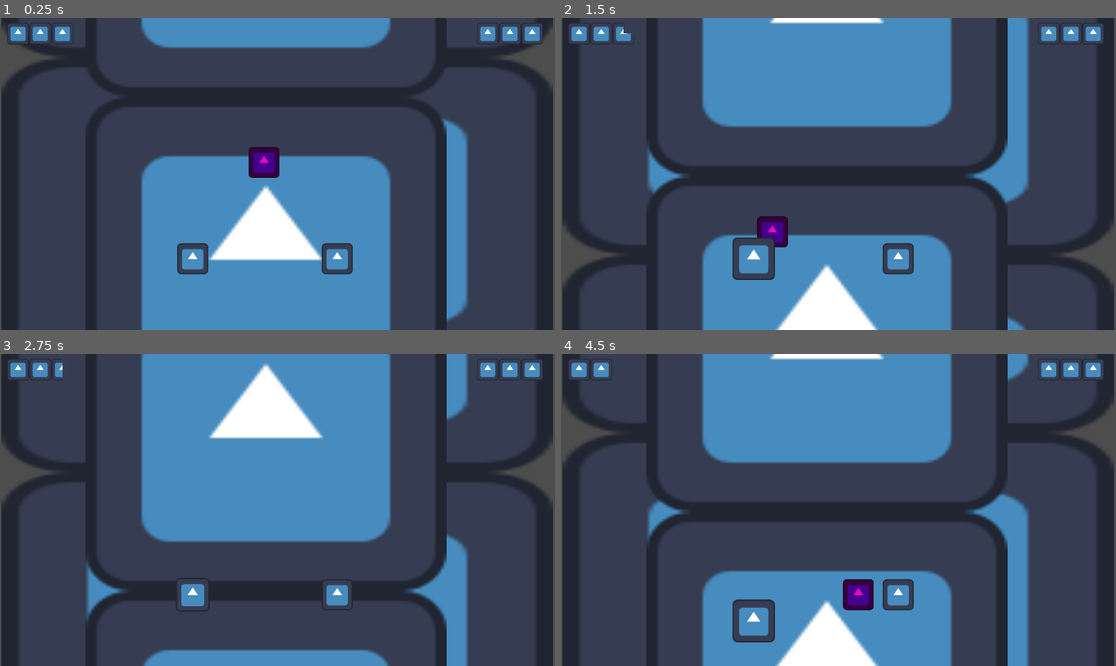
Above: before the commit, frames 1-4 (two rows, left to right).
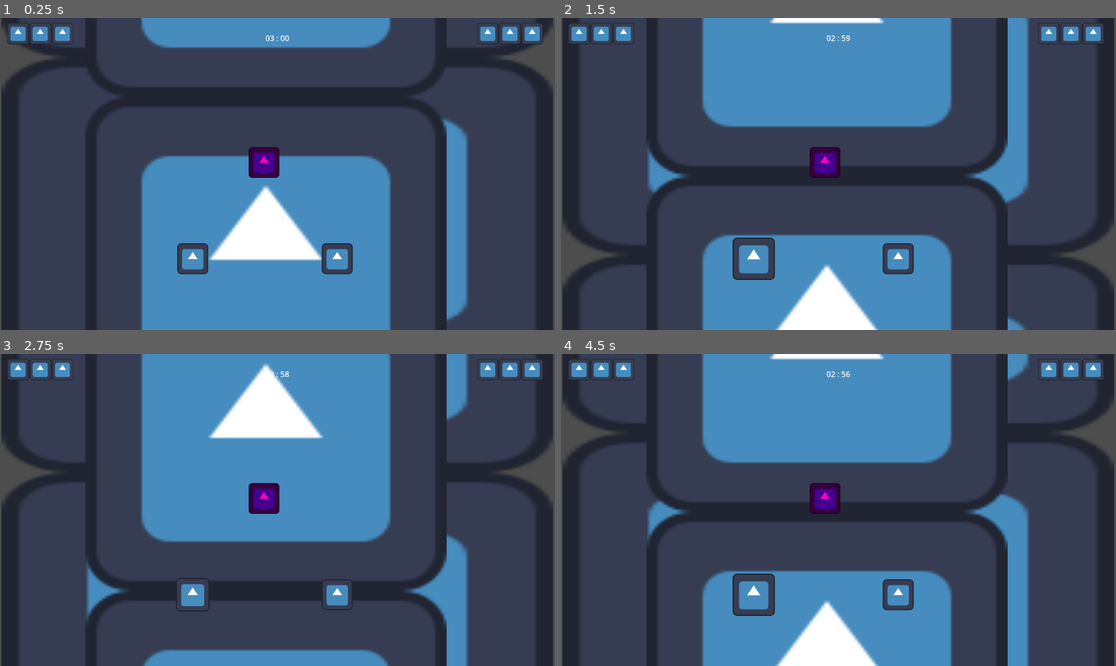
Above: after the commit, the same moments.

Repository: SUTD-Dev-n-Dice/CCG-2025
Game: Godot game, scene res://Scenes/Levels/Minigames/BulletHell.tscn
The game is run twice, just before and just after one commit, with the same random seed, the same clock (stepped at 60 frames per second) and the same inputs. This scene is started directly instead of the project's main scene. The engine's default icon, where the game draws it, is replaced by a stand-in: a white triangle on a blue panel in a dark square.
Inputs:
- Up to frame 1 (0.25 s): no input
- Up to frame 2 (1.5 s): tap X (x) at 0.6 s; tap Z (z) at 0.8, 1.35 s
- Up to frame 3 (2.75 s): tap X (x) at 1.55, 2.1 s; tap Z (z) at 2.3 s
- Up to frame 4 (4.5 s): tap Z (z) at 2.85, 3.8, 4.35 s; tap X (x) at 3.05, 3.6 s

The runs differ from the first frame. In frame 1, less than 0.1% of the frame differs, in the area x 47-53%, y 5-8%; in frame 2, 1.1%; in frame 3, 0.6%; in frame 4, 2.3%, in the area x 9-57%, y 1-93%.

Commit message:
feat: game timer, retry screen
simple bullet script & accompanying attack patterns to be done tmr!!

Diff:
--- a/Scenes/Levels/Minigames/BulletHell.tscn
+++ b/Scenes/Levels/Minigames/BulletHell.tscn
@@ -6,8 +6,8 @@
 [ext_resource type="PackedScene" uid="uid://civi8lu2m0cbi" path="res://Scenes/Objects/BulletHell/enemy.tscn" id="2_vy5ie"]
 [ext_resource type="Shader" uid="uid://b5p2g2vi7q5gp" path="res://Assets/Shaders/scroll.gdshader" id="2_xjujy"]
 [ext_resource type="Script" uid="uid://cn427p3oaqhu5" path="res://Scripts/Objects/BulletHell/BoundaryHandler.gd" id="4_dgxji"]
+[ext_resource type="Script" uid="uid://cgwpdpsqhrusf" path="res://Scripts/Objects/BulletHell/MainTimer.gd" id="4_j4etd"]
 [ext_resource type="PackedScene" uid="uid://bk0iaodxsy7rl" path="res://Scenes/Objects/BulletHell/player.tscn" id="5_4tn5h"]
-[ext_resource type="Script" uid="uid://ced6bs5qy7y2w" path="res://Scenes/Levels/Minigames/EnemySpawner.gd" id="6_ggmkk"]
 
 [sub_resource type="ShaderMaterial" id="ShaderMaterial_dgxji"]
 shader = ExtResource("2_xjujy")
@@ -108,6 +108,63 @@
 fill_mode = 5
 texture_progress = ExtResource("1_w3u3q")
 
+[node name="GameplayTimer" type="Label" parent="GameUI"]
+layout_mode = 1
+anchors_preset = 5
+anchor_left = 0.5
+anchor_right = 0.5
+offset_left = -20.5
+offset_top = 30.0
+offset_right = 20.5
+offset_bottom = 53.0
+grow_horizontal = 2
+text = "03 : 00"
+horizontal_alignment = 1
+vertical_alignment = 1
+script = ExtResource("4_j4etd")
+
+[node name="GameOver" type="ColorRect" parent="GameUI"]
+visible = false
+top_level = true
+layout_mode = 1
+anchors_preset = 15
+anchor_right = 1.0
+anchor_bottom = 1.0
+grow_horizontal = 2
+grow_vertical = 2
+color = Color(0.109804, 0.109804, 0.109804, 0.564706)
+
+[node name="Label" type="Label" parent="GameUI/GameOver"]
+layout_mode = 1
+anchors_preset = 8
+anchor_left = 0.5
+anchor_top = 0.5
+anchor_right = 0.5
+anchor_bottom = 0.5
+offset_left = -38.0
+offset_top = -11.5
+offset_right = 38.0
+offset_bottom = 11.5
+grow_horizontal = 2
+grow_vertical = 2
+text = "You lost..."
+
+[node name="Return" type="Button" parent="GameUI/GameOver"]
+layout_mode = 0
+offset_left = 500.0
+offset_top = 350.0
+offset_right = 561.0
+offset_bottom = 381.0
+text = "Return"
+
+[node name="Retry" type="Button" parent="GameUI/GameOver"]
+layout_mode = 0
+offset_left = 600.0
+offset_top = 350.0
+offset_right = 661.0
+offset_bottom = 381.0
+text = "Retry"
+
 [node name="upper_bg" type="Sprite2D" parent="."]
 z_index = -3
 material = SubResource("ShaderMaterial_dgxji")
@@ -153,11 +210,6 @@
 [node name="CollisionShape2D" type="CollisionShape2D" parent="Boundary/bullet_walls"]
 position = Vector2(-27, 325)
 shape = SubResource("RectangleShape2D_vy5ie")
-
-[node name="EnemySpawner" type="Node2D" parent="."]
-visible = false
-position = Vector2(0, -2)
-script = ExtResource("6_ggmkk")
 
 [node name="Enemy" parent="." groups=["Enemy"] instance=ExtResource("2_vy5ie")]
 position = Vector2(548, 300)
@@ -178,4 +230,6 @@
 down = &"down2"
 jump = &"x"
 
+[connection signal="button_down" from="GameUI/GameOver/Return" to="." method="_on_return_button_down"]
+[connection signal="button_down" from="GameUI/GameOver/Retry" to="." method="_on_retry_button_down"]
 [connection signal="area_entered" from="Boundary/bullet_walls" to="Boundary" method="_on_left_area_entered"]
--- a/Scenes/Objects/BulletHell/enemy.tscn
+++ b/Scenes/Objects/BulletHell/enemy.tscn
@@ -1,9 +1,10 @@
-[gd_scene load_steps=12 format=3 uid="uid://civi8lu2m0cbi"]
+[gd_scene load_steps=13 format=3 uid="uid://civi8lu2m0cbi"]
 
 [ext_resource type="Texture2D" uid="uid://dvg3baum031v0" path="res://icon.svg" id="1_0dulj"]
 [ext_resource type="Script" uid="uid://bawrywakaivgn" path="res://Scripts/Objects/BulletHell/Enemy.gd" id="1_bcrhi"]
 [ext_resource type="Script" uid="uid://uxlno8ho6lvk" path="res://Scripts/Objects/BulletHell/EnemyFSM.gd" id="3_pla0o"]
 [ext_resource type="Script" uid="uid://bqchmh304luss" path="res://Scripts/Objects/BulletHell/States/Idle.gd" id="4_2yyrt"]
+[ext_resource type="Script" uid="uid://bthn8qq3bbyi2" path="res://Scripts/Objects/BulletHell/States/Select.gd" id="5_emere"]
 [ext_resource type="Script" uid="uid://b0ak0ynp5uyxf" path="res://Scripts/Objects/BulletHell/States/Charge.gd" id="5_yg15j"]
 [ext_resource type="Script" uid="uid://d3pmtcf62qgx7" path="res://Scripts/Objects/BulletHell/States/Shoot.gd" id="6_emere"]
 [ext_resource type="Script" uid="uid://c50deu565gs2h" path="res://Scripts/Objects/BulletHell/States/Damaged.gd" id="7_jw720"]
@@ -44,6 +45,9 @@
 [node name="IdleTimer" type="Timer" parent="StateMachine/Idle"]
 one_shot = true
 
+[node name="Select" type="Node" parent="StateMachine"]
+script = ExtResource("5_emere")
+
 [node name="Charge" type="Node" parent="StateMachine"]
 script = ExtResource("5_yg15j")
 
--- a/Scripts/Objects/BulletHell/EnemyState.gd
+++ b/Scripts/Objects/BulletHell/EnemyState.gd
@@ -1,6 +1,7 @@
 class_name EnemyState extends State
 
 const IDLE = "Idle"
+const SELECT = "Select"
 const CHARGE = "Charge"
 const SHOOT = "Shoot"
 const DAMAGED = "Damaged"
--- a/Scripts/Objects/BulletHell/GameManager.gd
+++ b/Scripts/Objects/BulletHell/GameManager.gd
@@ -9,6 +9,8 @@
 var heartsUI1: HBoxContainer
 var heartsUI2: HBoxContainer
 
+var gameOverUI: ColorRect
+
 # the boolean that controls whether the entire game is running
 var isEnd: bool = false
 
@@ -17,6 +19,7 @@
 	player2 = get_node("Player2")
 	heartsUI1 = get_node("GameUI/Player1UI/HBoxContainer")
 	heartsUI2 = get_node("GameUI/Player2UI/HBoxContainer")
+	gameOverUI = get_node("GameUI/GameOver")
 
 	heartsUI1.init_ui(player1.maxHealthQuarters)
 	player1.health_changed.connect(heartsUI1.update_hearts)
@@ -40,3 +43,18 @@
 
 func game_end():
 	isEnd = true
+	gameOverUI.visible = true
+	gameOverUI.get_child(0).set_text("You lost!")
+
+func game_win():
+	isEnd = true
+	gameOverUI.visible = true
+	gameOverUI.get_child(0).set_text("You win!")
+
+func _on_return_button_down() -> void:
+	# TODO: Add function to go to the main menu
+	pass # Replace with function body.
+
+func _on_retry_button_down() -> void:
+	get_tree().reload_current_scene()
+	pass # Replace with function body.
--- /dev/null
+++ b/Scripts/Objects/BulletHell/MainTimer.gd
@@ -0,0 +1,32 @@
+extends Label
+
+var timer
+
+@export var totalTime: int = 180
+var currentTime: int
+
+@onready var game_manager = get_node("/root/BulletHell")
+
+func _ready():
+	currentTime = totalTime
+	timer = Timer.new()
+	timer.timeout.connect(_on_timer_timeout)
+	timer.set_wait_time(1) #value is in seconds
+	timer.set_one_shot(false)
+	add_child(timer)
+	timer.start()
+
+func _on_timer_timeout():
+	if game_manager.getState():
+		return
+
+	currentTime -= 1
+
+	var minutes = int(currentTime / 60)
+	var seconds = int(currentTime % 60)
+
+	print(minutes, " : ", str(seconds).pad_zeros(2) )
+	set_text(str(str(minutes).pad_zeros(2), " : ", str(seconds).pad_zeros(2)))
+
+	if currentTime <= 0:
+		game_manager.game_win()
--- a/Scripts/Objects/BulletHell/States/Charge.gd
+++ b/Scripts/Objects/BulletHell/States/Charge.gd
@@ -9,7 +9,7 @@
 func physics_update(delta: float) -> void:
 	var collision = get_parent().get_parent().move_to_player()
 
-	if collision == 0:
+	if collision == 0:  # if hit player, idle
 		finished.emit(IDLE)
-	elif collision == 1:
+	elif collision == 1: # if not, shoot towards player & increase anger (NOT COMPLETE)
 		finished.emit(SHOOT)
--- a/Scripts/Objects/BulletHell/States/Damaged.gd
+++ b/Scripts/Objects/BulletHell/States/Damaged.gd
@@ -9,3 +9,6 @@
 func physics_update(delta: float) -> void:
 	if Input.is_action_just_pressed("z"):
 		finished.emit(MOVING)
+
+
+# currently unused
--- a/Scripts/Objects/BulletHell/States/Flee.gd
+++ b/Scripts/Objects/BulletHell/States/Flee.gd
@@ -7,3 +7,5 @@
 func physics_update(delta: float) -> void:
 	if Input.is_action_just_pressed("z"):
 		finished.emit(MOVING)
+
+# currently unused
--- a/Scripts/Objects/BulletHell/States/Idle.gd
+++ b/Scripts/Objects/BulletHell/States/Idle.gd
@@ -13,9 +13,8 @@
 
 func setup_timer() -> void:
 	timer = get_child(0)
-	print(timer.name)
 	timer.wait_time = time
 	timer.start()
 
 func _on_timer_timeout() -> void:
-	finished.emit(CHARGE)
+	finished.emit(SELECT)
--- a/Scripts/Objects/BulletHell/States/Moving.gd
+++ b/Scripts/Objects/BulletHell/States/Moving.gd
@@ -7,3 +7,5 @@
 func physics_update(delta: float) -> void:
 	if Input.is_action_just_pressed("z"):
 		finished.emit(IDLE)
+
+# currently unused
--- /dev/null
+++ b/Scripts/Objects/BulletHell/States/Select.gd
@@ -0,0 +1,17 @@
+extends EnemyState
+
+func enter(previous_state_path: String, data := {}) -> void:
+	print("Entered Select State")
+	choose_attack()
+
+func physics_update(delta: float) -> void:
+	pass
+
+func choose_attack() -> void:
+	var rand = randi_range(1,10) # can be changed to mess with probability / balance
+
+	# shoots 70%, charge 30%
+	if rand <= 7:
+		finished.emit(SHOOT)
+	else:
+		finished.emit(CHARGE)
--- a/Scripts/Objects/BulletHell/States/Shoot.gd
+++ b/Scripts/Objects/BulletHell/States/Shoot.gd
@@ -1,12 +1,30 @@
 extends EnemyState
 
 var anger : float
+var bullets : int
+
+var canShoot : bool = true
 
 func enter(previous_state_path: String, data := {}) -> void:
-	var anger = get_parent().get_parent().angerLevel
+	anger = get_parent().get_parent().angerLevel
+	bullets = 5
 	print("Entered Shoot State")
-	pass
 
 func physics_update(delta: float) -> void:
-	if Input.is_action_just_pressed("x"):
+	if bullets == 0:
 		finished.emit(IDLE)
+
+	shoot()
+
+func shoot() -> void:
+	if not canShoot:
+		return
+
+	canShoot = false
+	bullets -= 1
+
+	print("Bang!") # temp line, spawn bullet here
+
+	# start cooldown timer
+	var t = get_tree().create_timer(0.5)
+	t.timeout.connect(func(): canShoot = true)
Not shown, added: Scripts/Objects/BulletHell/MainTimer.gd.uid
Not shown, added: Scripts/Objects/BulletHell/States/Select.gd.uid
